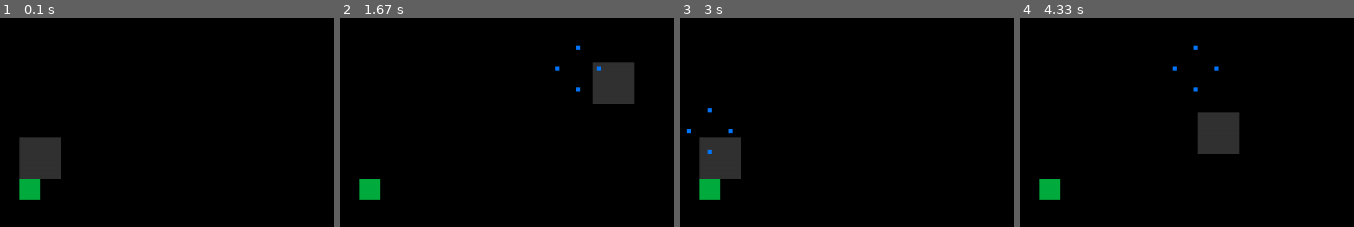
Above: before the commit, frames 1-4 (left to right).
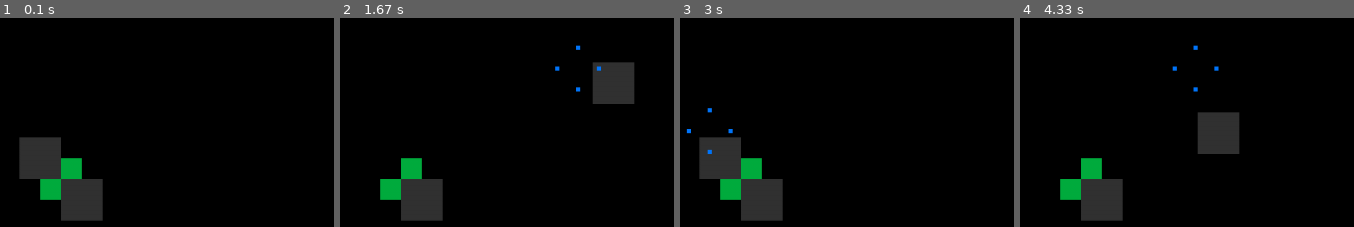
Above: after the commit, the same moments.

Repository: finnstamer/pygameInformatik
Game: pygame game, started from game.py
Two runs of this game, one before a commit and one after it. Both use one fixed random seed, a clock stepped at 60 frames per second and the inputs below.
Inputs:
- Up to frame 1 (0.1 s): no input
- Up to frame 2 (1.67 s): hold Right 0.33-0.8 s; hold Up 0.83-1.13 s; tap Space at 0.9, 1.23, 1.53 s; hold Right 1.17-1.63 s
- Up to frame 3 (3 s): hold Left 1.67-2.2 s; tap Space at 1.73, 2.03, 2.3, 2.63, 2.93 s; hold Down 2.23-2.53 s; hold Left 2.57-2.97 s
- Up to frame 4 (4.33 s): hold Up 3-3.37 s; tap Space at 3.07, 3.47, 3.77, 4.13 s; hold Right 3.4-4.03 s; hold Down from 4.07 s (still down)

The runs differ from the first frame. In frame 1, 4.4% of the frame differs, in the area x 5-31%, y 66-98%; in frame 2, 4.4%; in frame 3, 4.4%; in frame 4, 4.4%.

Commit message:
MapBuilder nextTo margin; MapBuilder Object Appending fix

Diff:
--- a/base/core/Level/MapBuilder.py
+++ b/base/core/Level/MapBuilder.py
@@ -9,7 +9,9 @@
         self.objects = objects
 
     def addObject(self, *objects: GameObject):
-        self.objects += list(objects)
+        for obj in list(objects):
+            if obj not in self.objects:
+                self.objects.append(obj)
         return self
 
     def centerVec(self):
@@ -21,14 +23,15 @@
         self.addObject(obj)
         return self
 
-    # Platziert ein Objekt neben ein Referenz-Objekt anhand ihrer sich "berührende" Ecken. Jeweils im Uhrzeigersinn von oben links mit 0 beginnend
-    # Will man ein Objekt exakt rechts neben ein ReferenzObjekt platzieren, will man die obere Rechte mit der oberen Linken berühren lassen. Dementsprechend: nexTo(ref, obj, 1, 0)
-    def nextTo(self, reference: GameObject, obj: GameObject, refC=1, objC=1):
+    # Platziert ein Objekt neben ein Referenz-Objekt anhand ihrer sich "berührende" Ecken. Zahl entspricht Ecke im Uhrzeigersinn von oben links mit 0 beginnend
+    # Beispiel: Will man ein Objekt exakt rechts neben ein ReferenzObjekt platzieren und sich die obere Rechte mit der oberen Linken berühren soll: nextTo(ref, obj, 1, 0)
+    # margin(X/Y) ermöglicht noch einen zusätlichen Abstand
+    def nextTo(self, reference: GameObject, obj: GameObject, refC=1, objC=1, marginX: int = 0, marginY: int = 0):
         refCorner = reference.cRect.corners[refC]
         objCorner = obj.cRect.corners[objC]
         diffX = objCorner.x - refCorner.x
         diffY = objCorner.y - refCorner.y
-        obj.updatePos(Vector2(obj.pos.x - diffX, obj.pos.y - diffY))
+        obj.updatePos(Vector2(obj.pos.x - diffX + marginX, obj.pos.y - diffY + marginY))
         self.addObject(obj)
         return self
 
--- a/levels.py
+++ b/levels.py
@@ -21,8 +21,8 @@
 mB.placeInCenter(player)
 
 ektoplasma = Ektoplasma().setAlias("ekto1")
-mB.nextTo(player, ektoplasma, 3, 0)
+mB.nextTo(player, ektoplasma, 2, 1, marginX=0)
 
-# mB.pointMirror(player.pos, player, ektoplasma)
+mB.pointMirror(player.cRect.corners[2], player, ektoplasma)
 # mB.axisMirror(player.pos.x, -1, player, ektoplasma)
 level1 = Level(1, *mB.objects)
